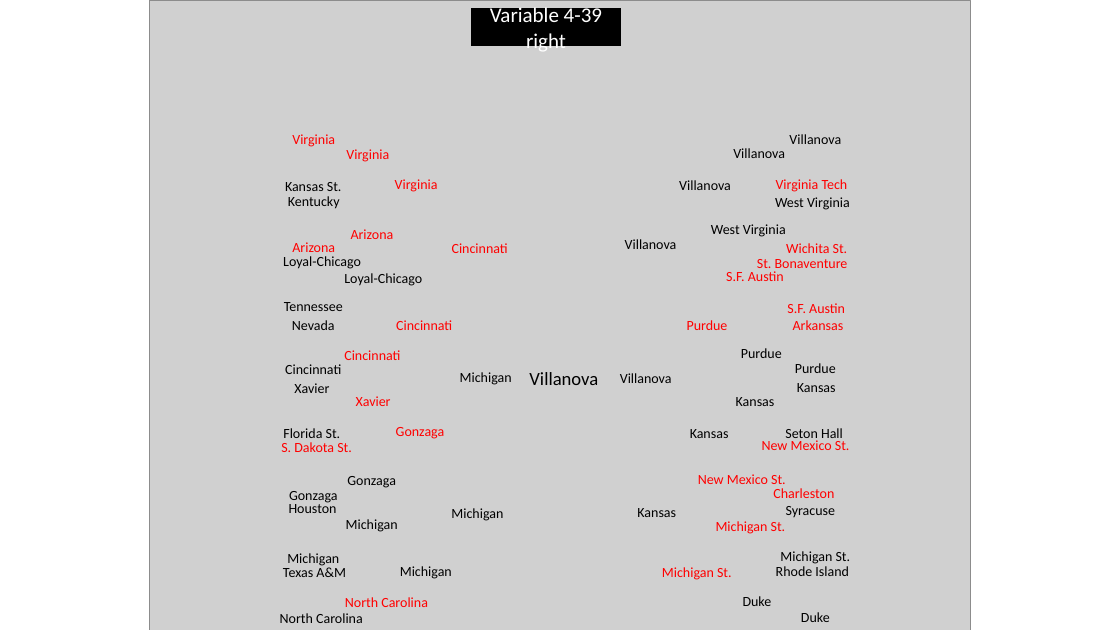
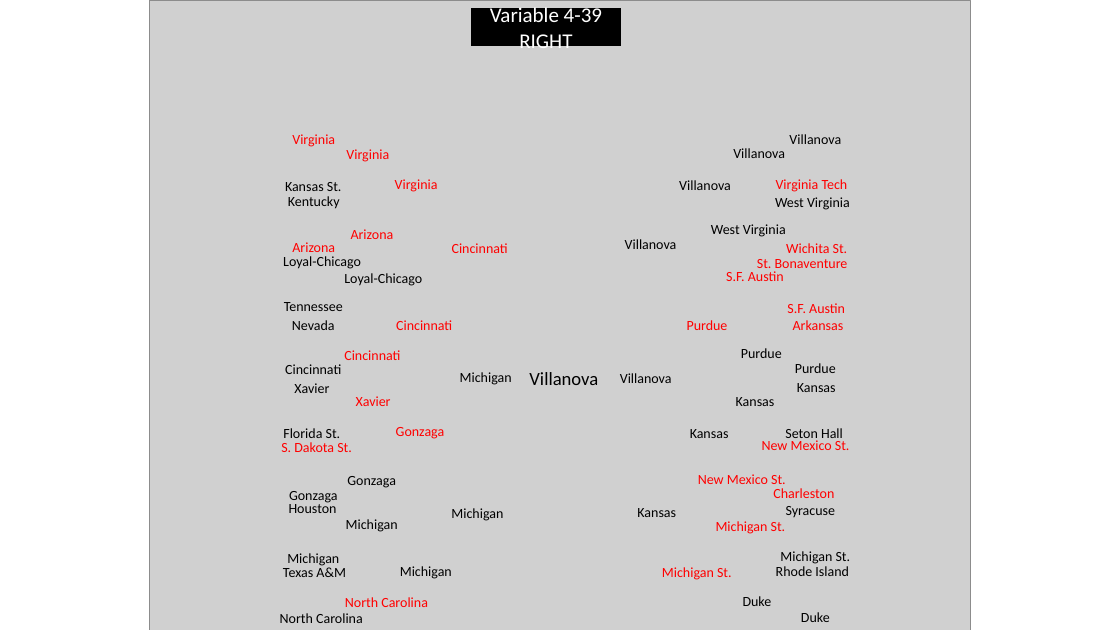
Before and after one commit to NicholasFrederick/March-Madness-Prediction, a slide deck: slide 28 of Brackets.pptx. Drawn at 1120x630 pixels with LibreOffice and Linux fonts; fonts in the diff are those of the drawing; grey boxes stand for pictures. Boxes give left, top, right and bottom in pixels: in the first picture for what was removed or moved away, otherwise in the second. Text is boxed around its words. In the diff, an @@ line names an element or a change of style, - is before the commit and + after.

```diff
--- a/Brackets.pptx
+++ b/Brackets.pptx
@@ text in rectangle at (490, 5, 602, 54): text changed @@
-Variable 4-39 right
+Variable 4-39 RIGHT
```
Also in this commit, not shown: 12 other slides changed, 12 slides added, 12 slides removed.
